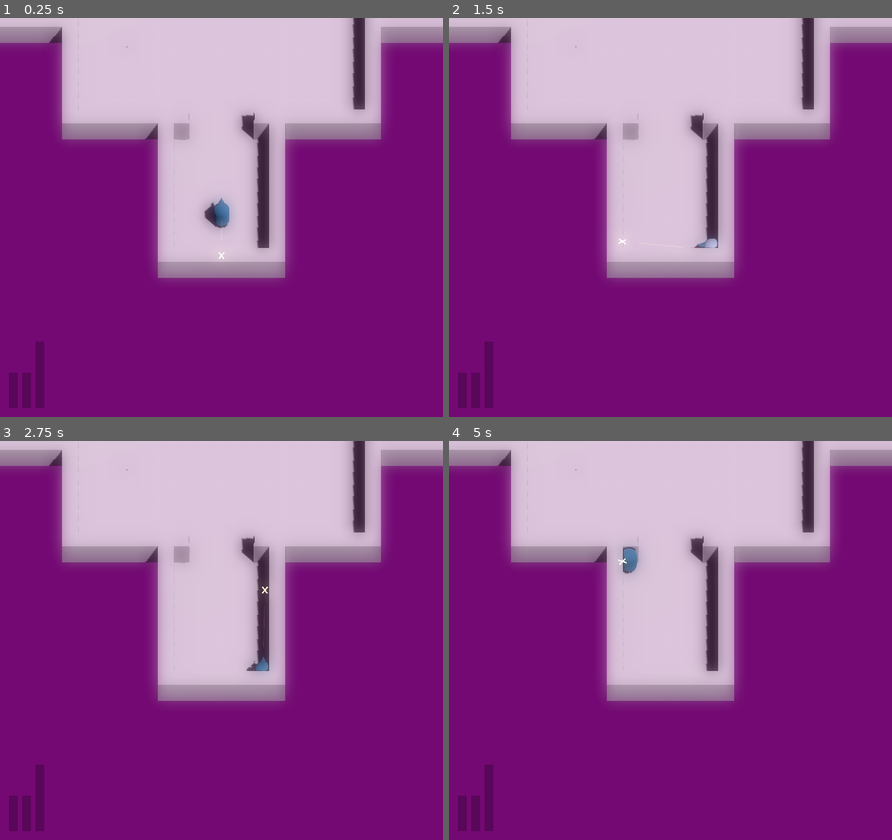
Above: before the commit, frames 1-4 (two rows, left to right).
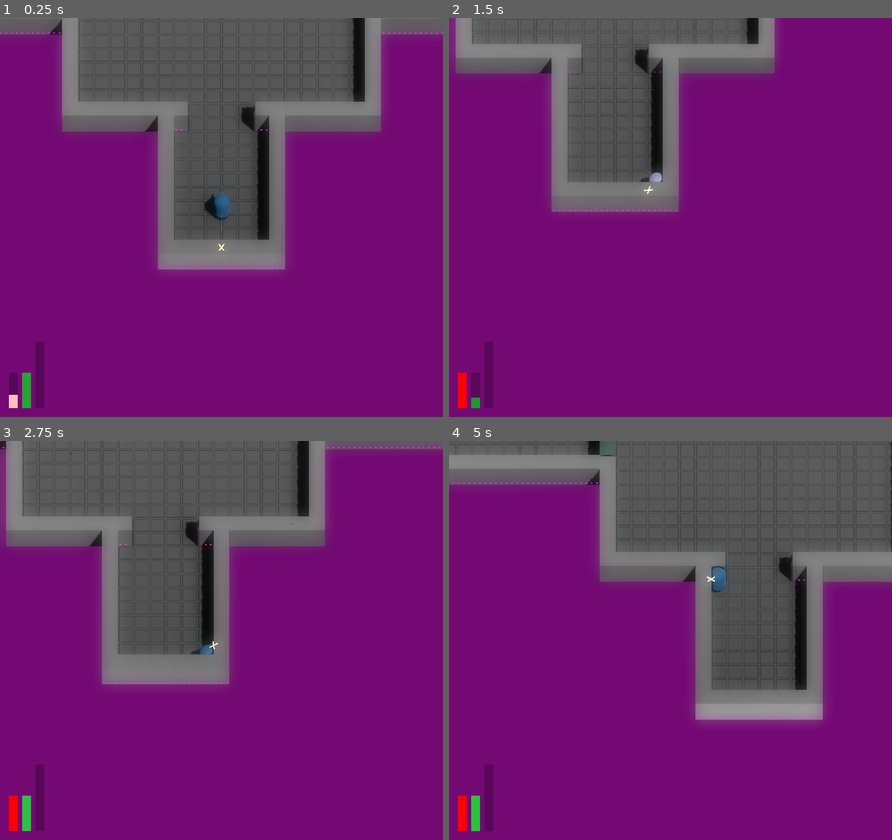
Above: after the commit, the same moments.

Repository: JackEvans24/bullet-absorb
Game: Godot game, scene res://scenes/main.tscn
The game is run twice, just before and just after one commit, with the same random seed, the same clock (stepped at 60 frames per second) and the same inputs.
Inputs (mouse positions are in pixels of both pictures, inside the frame that each line leads up to):
- Up to frame 1 (0.25 s): no input
- Up to frame 2 (1.5 s): move the mouse to (767, 197) at 0.52 s; hold D (move_right) 0.53-1.28 s; hold Ctrl (absorb) 0.53-1.28 s; move the mouse to (581, 237) at 1.27 s; hold S (move_back) from 1.28 s (still down); tap Space (dash) at 1.35 s
- Up to frame 3 (2.75 s): move the mouse to (265, 552) at 2.02 s; release S (move_back) at 2.03 s; press the mouse at (265, 552) at 2.03 s; hold D (move_right) from 2.03 s (still down)
- Up to frame 4 (5 s): move the mouse to (648, 720) at 2.77 s; release D (move_right) at 2.78 s; release the mouse at (648, 720) at 2.78 s; hold W (move_forward) 2.78-3.53 s; tap Ctrl (absorb) at 2.85 s; move the mouse to (803, 700) at 3.52 s; hold A (move_left) from 3.53 s (still down); tap Space (dash) at 3.6 s; move the mouse to (537, 580) at 4.27 s; click (537, 580) at 4.35 s

The runs differ from the first frame. In frame 1, 34% of the frame differs, in the area x 0-100%, y 0-98%; in frame 2, 38%; in frame 3, 41%; in frame 4, 48%.
Error before the commit: Attempt to call function 'load' in base 'null instance' on a null instance. (res://scripts/main.gd:15)

Commit message:
feat: save completed rooms

Diff:
--- a/scenes/main.tscn
+++ b/scenes/main.tscn
@@ -17,6 +17,7 @@
 [ext_resource type="PackedScene" uid="uid://b3otul1w7kovw" path="res://prefabs/room/turret_room_02.tscn" id="9_74kno"]
 [ext_resource type="PackedScene" uid="uid://c1mqri24a2jrw" path="res://prefabs/room/burster_room_01.tscn" id="10_7eh75"]
 [ext_resource type="PackedScene" uid="uid://dgtr6vndvupwl" path="res://prefabs/room/burster_room_02.tscn" id="11_ob6mw"]
+[ext_resource type="Script" path="res://scripts/save/save_game.gd" id="18_k1gw7"]
 
 [sub_resource type="StandardMaterial3D" id="StandardMaterial3D_r1hrq"]
 albedo_texture = ExtResource("2_jtr86")
@@ -106,3 +107,6 @@
 
 [node name="Player" parent="." instance=ExtResource("1_e5x1h")]
 transform = Transform3D(1, 0, 0, 0, 1, 0, 0, 0, 1, 0, 1, 2)
+
+[node name="SaveGame" type="Node" parent="."]
+script = ExtResource("18_k1gw7")
--- a/scripts/main.gd
+++ b/scripts/main.gd
@@ -24,6 +24,7 @@
 	player.died.connect(hud._on_player_died)
 
 	rooms.doors_changed.connect(_on_room_doors_changed)
+	rooms.room_completed.connect(_on_room_completed)
 
 	hud.initialise_max_values(player.max_health, player.max_power)
 	hud._on_health_changed(player.current_health)
@@ -55,3 +56,6 @@
 
 func _on_room_doors_changed():
 	cameras.add_impulse(ScreenShakeMapping.ScreenShakeId.Doors)
+
+func _on_room_completed(room_id: String):
+	save_game.add_completed_room(room_id)
--- a/scripts/mechanics/rooms/room.gd
+++ b/scripts/mechanics/rooms/room.gd
@@ -2,6 +2,7 @@
 extends Node3D
 
 signal doors_changed
+signal room_completed(room_id: String)
 
 @export var data: RoomData
 
@@ -80,6 +81,8 @@
 	set_doors(data.completed_doors)
 	set_room_configuration(data.completed_room)
 
+	room_completed.emit(data.room_name)
+
 func close_all_doors():
 	set_doors(0)
 
--- a/scripts/mechanics/rooms/room_controller.gd
+++ b/scripts/mechanics/rooms/room_controller.gd
@@ -1,6 +1,7 @@
 class_name RoomController extends Node
 
 signal doors_changed
+signal room_completed(room_id: String)
 
 @export var room_item_lookup: RoomItemLookup
 
@@ -17,8 +18,12 @@
 
 		room.room_item_lookup = room_item_lookup
 		room.doors_changed.connect(_on_room_doors_changed)
+		room.room_completed.connect(_on_room_completed)
 
 		rooms[room.data.room_name] = room
 
 func _on_room_doors_changed():
 	doors_changed.emit()
+
+func _on_room_completed(room_id: String):
+	room_completed.emit(room_id)
Not shown: 1 places in scenes/main.tscn that only renumber resources
